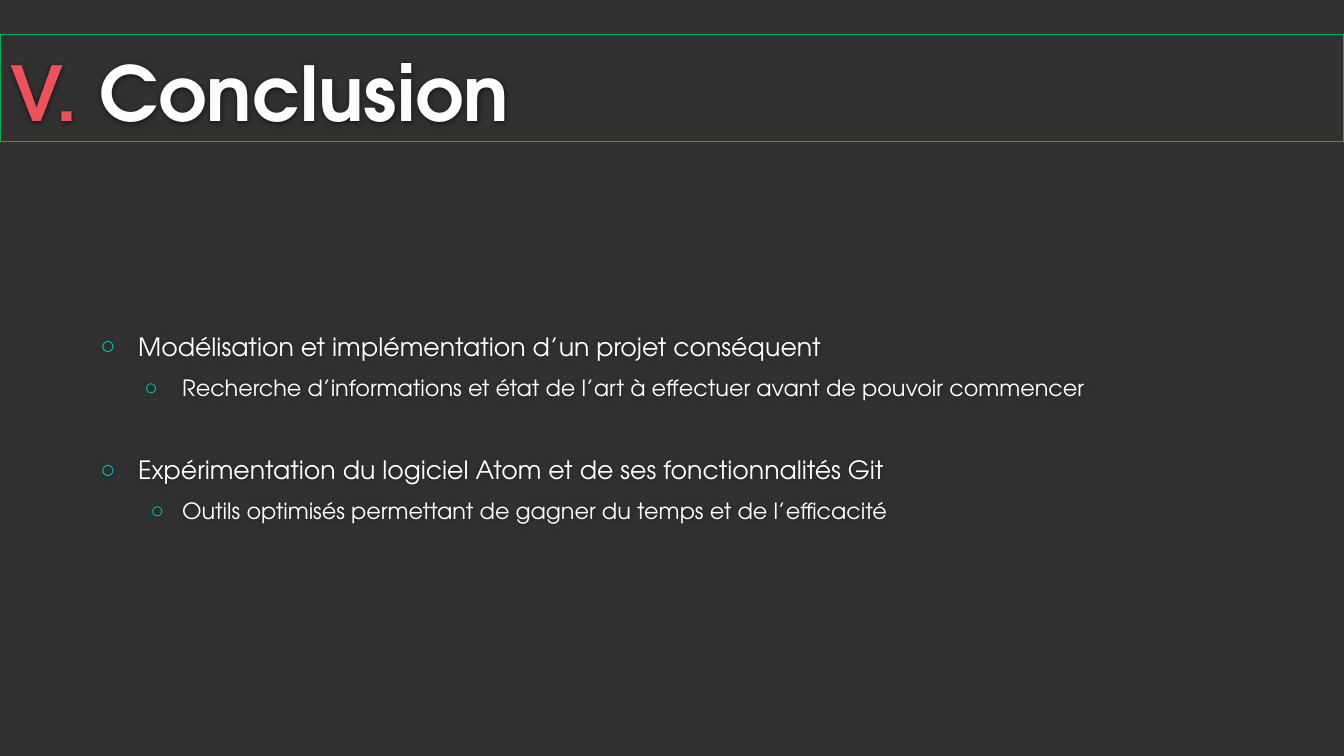
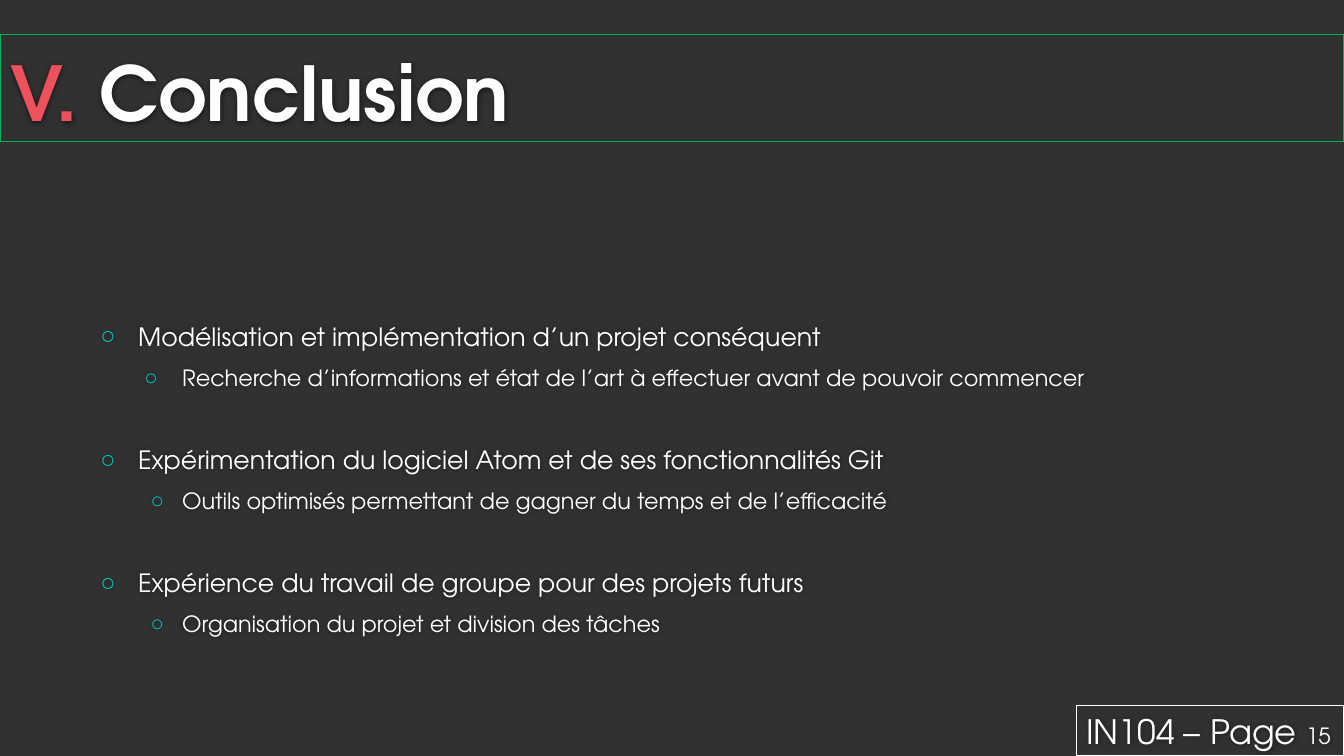
Before and after one commit to laurentlam/labyrinth_solving, a slide deck: slide 14 of Livrables/Présentation.pptx. Drawn at 1344x756 pixels with LibreOffice and Linux fonts; fonts in the diff are those of the drawing; background and template pictures are left out. Boxes give left, top, right and bottom in pixels: in the first picture for what was removed or moved away, otherwise in the second. Text is boxed around its words. In the diff, an @@ line names an element or a change of style, - is before the commit and + after.

Commit message:
Completing conclusion in slides

```diff
--- a/Livrables/Présentation.pptx
+++ b/Livrables/Présentation.pptx
@@ text at <box>138,573,804,637</box>: paragraphs added @@
+○ Expérience du travail de groupe pour des projets futurs
+  ○ Organisation du projet et division des tâches
@@ rectangle added at <box>1077,706,1344,756</box>, outline #FFFFFF 0.75 pt, 24 pt, text #FFFFFF @@
+IN104 – Page 15
```
Also in this commit, not shown: 10 other slides changed.
